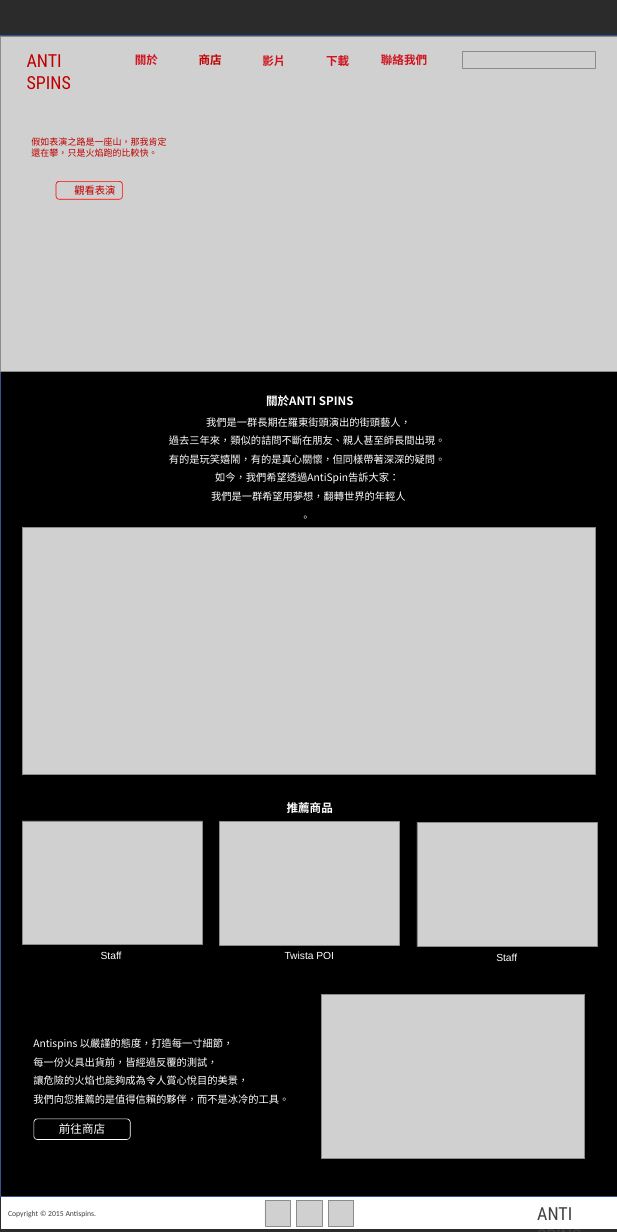
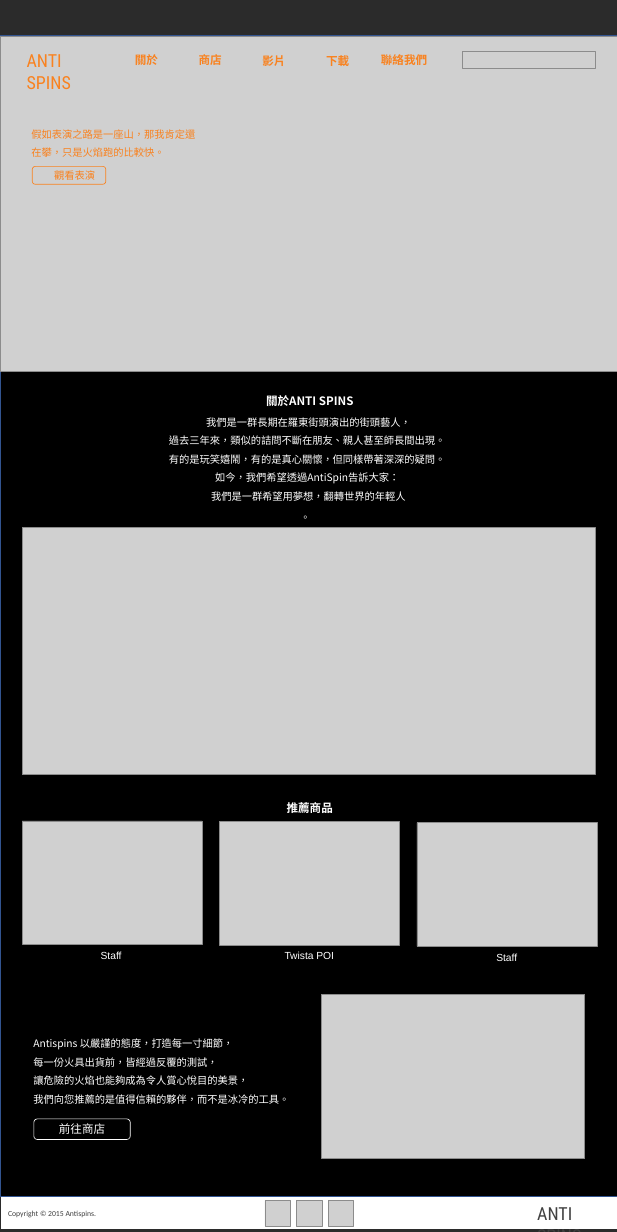
Before and after one commit to HungJenZheng/Web-Programming, a slide deck: slide 1 of docs/hw/hw3.22/Design.pptx. Drawn at 617x1232 pixels with LibreOffice and Linux fonts; fonts in the diff are those of the drawing; grey boxes stand for pictures; background and template pictures are left out; a plain dark background stands for a picture behind light text. Boxes give left, top, right and bottom in pixels: in the first picture for what was removed or moved away, otherwise in the second. Text is boxed around its words. In the diff, an @@ line names an element or a change of style, - is before the commit and + after.

```diff
--- a/docs/hw/hw3.22/Design.pptx
+++ b/docs/hw/hw3.22/Design.pptx
@@ text "ANTI SPINS" at (27,54,71,89): text colour #C00000 to #F9821F @@
@@ text "商店" at (199,54,222,65): text colour #C00000 to #F9821F @@
@@ text colour #CF141E to #F9821F in 4 elements at (135,54,158,65), (262,55,285,66), (326,55,349,66), (381,53,427,69) @@
@@ text "假如表演之路是一座山，那我肯定還在攀，只是火焰跑的比較快。": place and size @@
-text "假如表演之路是一座山，那我肯定還在攀，只是火焰跑的比較快。" at (31,137,166,157)
+text "假如表演之路是一座山，那我肯定還在攀，只是火焰跑的比較快。" at (31,129,195,157)
@@ text "假如表演之路是一座山，那我肯定還在攀，只是火焰跑的比較快。" at (31,129,195,157): size 14 to 16 pt, text colour #C00000 to #F9821F; line spacing 1 to 1.5 @@
@@ rounded rectangle "觀看表演": place and size @@
-rounded rectangle "觀看表演" at (56,181,122,199)
+rounded rectangle "觀看表演" at (32,167,106,185)
@@ rounded rectangle "觀看表演" at (32,167,106,185): text colour #C00000 to #F9821F; outline #FF0000 1 pt to #F9821F 1 pt @@
```
Also in this commit, not shown: 1 other file.
